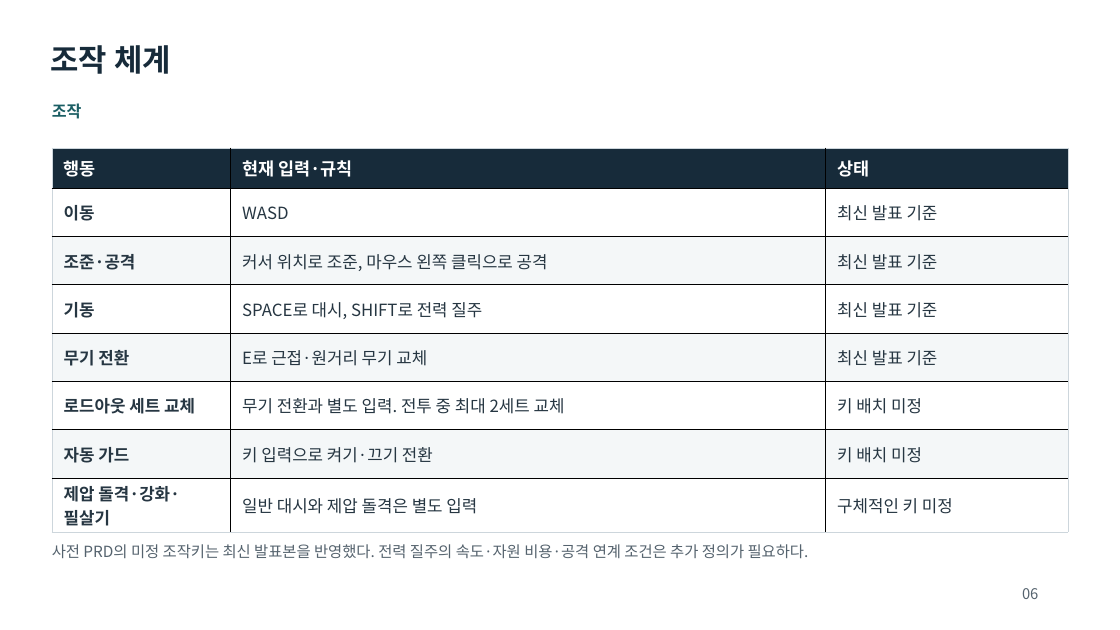
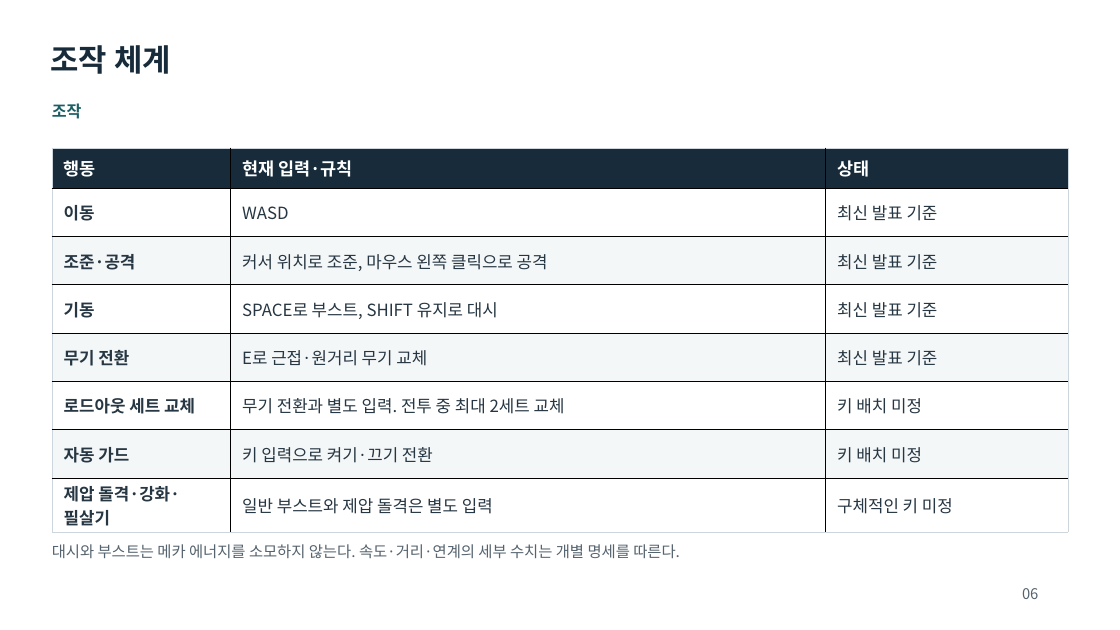
Before and after one commit to rachimel/FerrialDrive, a slide deck: slide 6 of docs/presentation/기획서.pptx. Drawn at 1120x630 pixels with LibreOffice and Linux fonts; fonts in the diff are those of the drawing. Boxes give left, top, right and bottom in pixels: in the first picture for what was removed or moved away, otherwise in the second. Text is boxed around its words. In the diff, an @@ line names an element or a change of style, - is before the commit and + after.

Commit message:
기획·발표자료와 개발 기록 및 보간 제작 방향 정리

```diff
--- a/docs/presentation/기획서.pptx
+++ b/docs/presentation/기획서.pptx
@@ table at [52,148,1068,530] @@
-row 4, column 2: SPACE로 대시, SHIFT로 전력 질주
+row 4, column 2: SPACE로 부스트, SHIFT 유지로 대시
-row 8, column 2: 일반 대시와 제압 돌격은 별도 입력
+row 8, column 2: 일반 부스트와 제압 돌격은 별도 입력
@@ text at [52,544,680,558]: text changed @@
-사전 PRD의 미정 조작키는 최신 발표본을 반영했다. 전력 질주의 속도·자원 비용·공격 연계 조건은 추가 정의가 필요하다.
+대시와 부스트는 메카 에너지를 소모하지 않는다. 속도·거리·연계의 세부 수치는 개별 명세를 따른다.
```
Also in this commit, not shown: 4 other slides changed, 41 other files.
